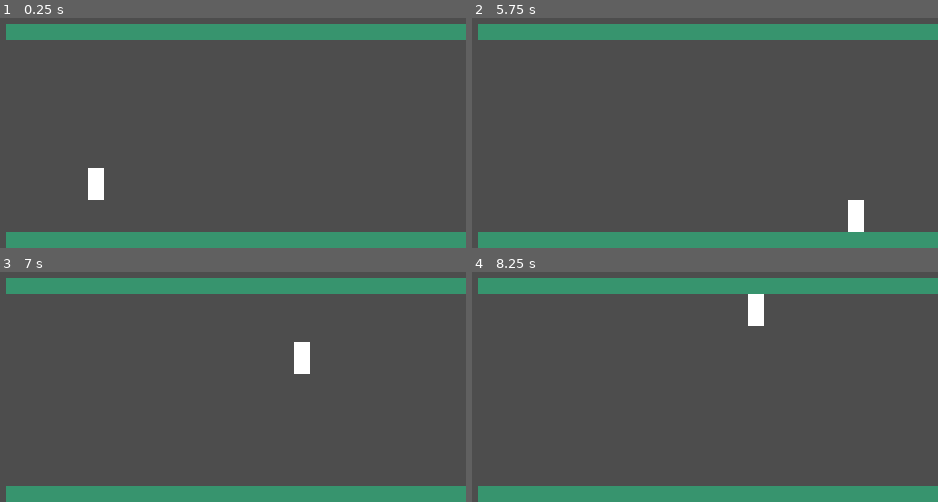
Above: before the commit, frames 1-4 (two rows, left to right).
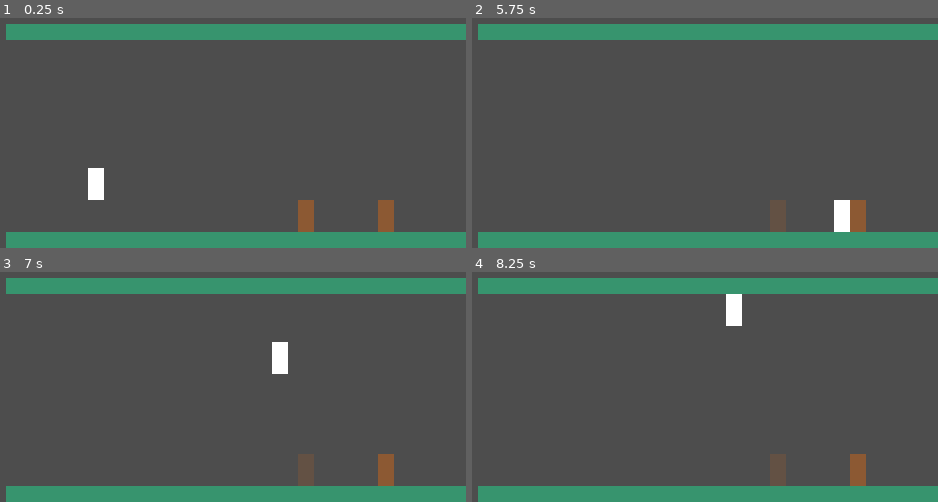
Above: after the commit, the same moments.

Repository: NTUT-NGDC/2D-Platformer-Template
Game: Godot game, scene res://tests/KeySettingsTest.tscn
Two runs of this game, one before a commit and one after it. Both use one fixed random seed, a clock stepped at 60 frames per second and the inputs below. This scene is started directly instead of the project's main scene.
Inputs (mouse positions are in pixels of both pictures, inside the frame that each line leads up to):
- Up to frame 1 (0.25 s): no input
- Up to frame 2 (5.75 s): tap Enter at 0.5 s; move the mouse to (802, 98) at 0.52 s; hold Right (move_right) 0.53-1.25 s; tap F at 0.6 s; click (802, 98) at 0.67 s; tap Shift (jump) at 0.77, 3.77 s; drag from (602, 126) to (672, 167) at 1.27 s; tap R (restart) at 2, 3.5, 5 s; move the mouse to (746, 52) at 2.02 s; hold Left (move_left) 2.03-2.75 s; tap Tab at 2.1 s; drag from (672, 167) to (555, 73) at 2.77 s; move the mouse to (840, 153) at 3.52 s; hold Right (move_right) 3.53-4.25 s; tap E at 3.6 s; drag from (555, 73) to (625, 45) at 4.27 s; move the mouse to (723, 112) at 5.02 s; hold Right (move_right) from 5.03 s (still down); tap H at 5.1 s; click (723, 112) at 5.17 s
- Up to frame 3 (7 s): release Right (move_right) at 5.75 s; drag from (153, 299) to (130, 380) at 5.77 s; tap R (restart) at 6.5 s; move the mouse to (330, 352) at 6.52 s; hold Left (move_left) from 6.53 s (still down); tap Space at 6.6 s; tap Shift (jump) at 6.77 s
- Up to frame 4 (8.25 s): release Left (move_left) at 7.25 s; drag from (602, 380) to (672, 421) at 7.27 s; tap R (restart) at 8 s; move the mouse to (746, 306) at 8.02 s; hold Right (move_right) from 8.03 s (still down); tap B at 8.1 s

The runs differ from the first frame. In frame 1, 1.0% of the frame differs, in the area x 63-85%, y 79-94%; in frame 2, 0.9%; in frame 3, 1.4%, in the area x 58-85%, y 30-94%; in frame 4, 1.4%.

Commit message:
U85 MyControls 合併進 KeySettings、KeyTrigger 加觸發方式
Co-Authored-By: Claude Opus 5.5 <noreply@anthropic.com>

Diff:
--- a/_my/my_controls.gd
+++ /dev/null
@@ -1,12 +0,0 @@
-extends Node
-
-# 這裡放你自己的按鍵要做的事。把 KeyTrigger_E／KeyTrigger_1 的訊號（例如 pressed）接到
-# 下面這些函式，或者直接接到你擺的零件身上（不寫程式也可以）。
-
-# 按下 E 執行；把 print 換成你想做的事，例如呼叫你擺的零件的 activate()
-func on_e_pressed() -> void:
-	print("按下 E 了")
-
-# 按下 1 執行，寫法跟上面一樣
-func on_1_pressed() -> void:
-	print("按下 1 了")
--- a/autoload/InputRouter.gd
+++ b/autoload/InputRouter.gd
@@ -59,7 +59,7 @@
 	else:
 		bind_mouse(owner, MOUSE_BUTTONS[input_type - 1], phase, callback, priority)
 
-# 學員自己擺的按鍵觸發器專用（KeyTrigger、MyControls）：一定收得到輸入，但不會擋住任何其他綁定
+# 學員自己擺的按鍵觸發器專用（KeyTrigger）：一定收得到輸入，但不會擋住任何其他綁定
 @warning_ignore("shadowed_variable_base_class")
 func bind_student_key(owner: Node, key: Key, phase: int, callback: Callable) -> void:
 	var action := _ensure_key_action(key)
--- a/blocks/_scripts/KeySettings.gd
+++ b/blocks/_scripts/KeySettings.gd
@@ -1,10 +1,11 @@
 extends Node
 
-# 按鍵設定：改玩家基本操作（左右上下、跳躍）要按哪一顆鍵。放在關卡裡，設定跟著關卡存在 _my/，
-# 重灌專案也不會被蓋掉。只換掉字母鍵／空白鍵，方向鍵永遠保留；選 None 的動作維持原本的按鍵。
-# 這個節點被刪掉或換場景時，按鍵自動恢復成專案預設。
+# 按鍵設定：關卡裡所有按鍵的地方。Inspector 的「預設操作」改玩家基本操作（左右上下、跳躍）要按哪一顆鍵；
+# 自訂按鍵是底下的 KeyTrigger 子節點，一個子節點一列（名稱、按鍵、觸發方式，triggered 連到要觸發的函式）。
+# 設定跟著關卡存在 _my/，重灌專案也不會被蓋掉。只換掉字母鍵／空白鍵，方向鍵永遠保留；選 None 的動作
+# 維持原本的按鍵。這個節點被刪掉或換場景時，改過的按鍵自動恢復成專案預設。
 
-@export_group("按鍵設定")
+@export_group("預設操作")
 ## 往左走要按哪一顆鍵（None = 維持預設的 A，方向鍵 ← 一直都能用）
 @export var left_key: Key = KEY_NONE
 ## 往右走要按哪一顆鍵（None = 維持預設的 D，方向鍵 → 一直都能用）
@@ -51,6 +52,13 @@
 			_replace_key(action, settings[action])
 	_warn_duplicates()
 
+# 檢查底下的子節點是不是都是按鍵觸發器，拖錯東西進來要提醒
+func _ready() -> void:
+	for child in get_children():
+		if not ("trigger" in child and child.has_signal("triggered")):
+			push_warning("[按鍵設定] %s 不是按鍵觸發器，放在 KeySettings 底下不會有作用" % child.name)
+			printerr("⚠ [按鍵設定] %s 不是按鍵觸發器（KeyTrigger），請拖到關卡的其他地方" % child.name)
+
 # 離開場景時把改過的動作恢復成原本的按鍵，不影響之後打開的其他場景
 func _exit_tree() -> void:
 	for action in _original_events:
--- a/blocks/_scripts/KeyTrigger.gd
+++ b/blocks/_scripts/KeyTrigger.gd
@@ -1,7 +1,8 @@
 extends Node
 
-# 按鍵觸發器：不用連任何線，拖進場景就能用。依 key_source 決定要用預先定義的動作
-# （跟移動/跳躍共用同一顆鍵）、自己選一個按鍵，還是滑鼠左鍵／右鍵／中鍵。一律用學員按鍵優先權註冊，
+# 按鍵觸發器：KeySettings 底下的一列自訂按鍵（節點名稱＝這一列的名稱）。依 key_source 決定要用預先
+# 定義的動作（跟移動/跳躍共用同一顆鍵）、自己選一個按鍵，還是滑鼠左鍵／右鍵／中鍵；依 trigger 決定什麼
+# 時候發出 triggered，學員把 triggered 連到零件的函式。一律用學員按鍵優先權註冊，
 # 不會搶走 Player 或機制卡的輸入（見 documents/01a_shared_systems.md §3.5）。
 
 ## 關閉時這個觸發器不會生效
@@ -16,6 +17,11 @@
 ## key_source 選「自訂按鍵」時，要用哪一個按鍵
 @export var key: Key = KEY_E
 
+## 什麼時候發出 triggered：按下的那一刻、放開的那一刻，或按住期間每一幀都發
+@export_enum("按下時", "放開時", "按住時（每一幀）") var trigger: int = 0
+
+## 依 trigger 選的時機發出，拿去連任何零件的函式（例如門的 toggle）
+signal triggered
 ## 按下的那一幀發出
 signal pressed
 ## 開始按住那一刻發出（時機等同 pressed，名字給知道「按住」概念的人用）
@@ -27,6 +33,9 @@
 ## 按著的每個物理幀發出，帶已經按住的秒數（進階用）
 signal held(seconds: float)
 
+const _TRIGGER_PRESSED := 0
+const _TRIGGER_RELEASED := 1
+const _TRIGGER_HELD := 2
 const _SOURCE_ACTION := 0
 const _SOURCE_KEY := 1
 # key_source 從這個值開始都是滑鼠按鍵，順序對應 InputRouter.MOUSE_BUTTONS
@@ -45,8 +54,10 @@
 	elif property.name == "key" and key_source != _SOURCE_KEY:
 		property.usage = PROPERTY_USAGE_NONE
 
-# 依 key_source 向 InputRouter 註冊三個時機，一律用學員優先權（只聽不搶）
+# 依 key_source 向 InputRouter 註冊三個時機，一律用學員優先權（只聽不搶）；一條訊號都沒連就提醒學員
 func _ready() -> void:
+	add_to_group("signal_source")
+	_warn_if_not_connected.call_deferred()  # 等場景裡其他節點的 _ready() 都跑完，用程式連的線也算進去
 	if key_source == _SOURCE_ACTION:
 		InputRouter.bind_student(self, StringName(action), InputRouter.PRESSED, _on_pressed)
 		InputRouter.bind_student(self, StringName(action), InputRouter.HELD, _on_held)
@@ -62,19 +73,33 @@
 		InputRouter.bind_student_key(self, key, InputRouter.HELD, _on_held)
 		InputRouter.bind_student_key(self, key, InputRouter.RELEASED, _on_released)
 
-# 按下那一幀：發出 pressed 跟 hold_started
+# 按下那一幀：發出 pressed 跟 hold_started，trigger 選按下時也發出 triggered
 func _on_pressed() -> void:
 	pressed.emit()
 	hold_started.emit()
+	if trigger == _TRIGGER_PRESSED:
+		triggered.emit()
 
-# 按著的每個物理幀：發出 held(秒數)
+# 按著的每個物理幀：發出 held(秒數)，trigger 選按住時也發出 triggered
 func _on_held(seconds: float) -> void:
 	held.emit(seconds)
+	if trigger == _TRIGGER_HELD:
+		triggered.emit()
 
-# 放開那一幀：發出 hold_ended 跟 released(總共按住的秒數)
+# 放開那一幀：發出 hold_ended 跟 released(總共按住的秒數)，trigger 選放開時也發出 triggered
 func _on_released(seconds: float) -> void:
 	hold_ended.emit()
 	released.emit(seconds)
+	if trigger == _TRIGGER_RELEASED:
+		triggered.emit()
+
+# 這個觸發器所有訊號都沒連到任何東西時提醒學員，不然按了沒反應會以為壞掉
+func _warn_if_not_connected() -> void:
+	for sig in [triggered, pressed, hold_started, hold_ended, released, held]:
+		if not (sig as Signal).get_connections().is_empty():
+			return
+	push_warning("[按鍵觸發器] %s 的 triggered 沒有連到任何東西，按了不會有反應" % name)
+	printerr("⚠ [按鍵觸發器] %s 還沒連線：選它 → 右邊「節點」面板 → 雙擊 triggered → 選要控制的零件和函式" % name)
 
 # 選到會被瀏覽器攔截的按鍵時提醒（Ctrl、Tab、Esc、F 鍵在網頁版會觸發瀏覽器內建功能）
 func _warn_if_dangerous_key(k: Key) -> void:
--- a/levels/Showroom.tscn
+++ b/levels/Showroom.tscn
@@ -338,4 +338,4 @@
 [connection signal="turned_on" from="Vg2_Button" to="Vg2_MovingPlatform" method="activate"]
 [connection signal="turned_off" from="Vg2_Button" to="Vg2_MovingPlatform" method="deactivate"]
 [connection signal="pressed" from="Vg3_KeyTrigger" to="Vg3_Fan" method="activate"]
-[connection signal="released" from="Vg3_KeyTrigger" to="Vg3_Fan" method="deactivate"]
+[connection signal="hold_ended" from="Vg3_KeyTrigger" to="Vg3_Fan" method="deactivate"]
--- a/levels/_starts/W1_ToyBox.tscn
+++ b/levels/_starts/W1_ToyBox.tscn
@@ -5,8 +5,6 @@
 [ext_resource type="Script" uid="uid://ddmv38ww06tgv" path="res://levels/_shared/CameraRig.gd" id="3"]
 [ext_resource type="PackedScene" path="res://blocks/RespawnHandler.tscn" id="4"]
 [ext_resource type="Texture2D" uid="uid://cm8ymciwkvttp" path="res://art/white_block.png" id="5"]
-[ext_resource type="Script" uid="uid://bak4gt8ywjd2q" path="res://_my/my_controls.gd" id="6"]
-[ext_resource type="PackedScene" path="res://blocks/KeyTrigger.tscn" id="7"]
 [ext_resource type="PackedScene" path="res://blocks/ValueSettings.tscn" id="8"]
 [ext_resource type="PackedScene" path="res://blocks/KeySettings.tscn" id="9"]
 
@@ -40,17 +38,4 @@
 
 [node name="ValueSettings_Health" parent="." instance=ExtResource("8")]
 
-[node name="MyControls" type="Node" parent="." unique_id=1469493202]
-script = ExtResource("6")
-
-[node name="KeyTrigger_E" parent="MyControls" unique_id=846756457 instance=ExtResource("7")]
-key_source = 1
-
-[node name="KeyTrigger_1" parent="MyControls" unique_id=1243177682 instance=ExtResource("7")]
-key_source = 1
-key = 49
-
-[connection signal="pressed" from="MyControls/KeyTrigger_E" to="MyControls" method="on_e_pressed"]
-[connection signal="pressed" from="MyControls/KeyTrigger_1" to="MyControls" method="on_1_pressed"]
-
 [node name="KeySettings" parent="." instance=ExtResource("9")]
--- a/tests/KeySettingsTest.gd
+++ b/tests/KeySettingsTest.gd
@@ -2,10 +2,14 @@
 
 # 手動驗證用：KeySettings 按鍵設定。這個場景把往左改成 J、往右改成 L、跳躍改成 Shift，
 # 同時掛了預設按 Shift 翻轉的重力翻轉卡，用來確認改過的按鍵也會觸發衝突警告。
+# KeySettings 底下有兩列自訂按鍵：E（按下時）切換左邊的門、Q（放開時）切換右邊的門；
+# 另外故意放了一個不是按鍵觸發器的 NotATrigger 節點。
 
 # 印出操作說明
 func _ready() -> void:
 	print("[測試] 一開始輸出面板應該有：往左改成 J、往右改成 L、跳躍改成 Shift，以及一則「Player 跟 Mechanic_GravityFlip 都綁定了 Shift」的衝突警告")
 	print("[測試] J／L 左右走、按 Shift 會跳（同時也會翻轉重力，這就是警告說的衝突）")
 	print("[測試] A／D、空白鍵沒反應；方向鍵 ← → 照樣能走")
+	print("[測試] 另外應該有一則「NotATrigger 不是按鍵觸發器」的警告")
+	print("[測試] 按 E：左邊的門一按下就開關；按住 Q：右邊的門不動，放開才開關")
 	print("[測試] 停止後回到編輯器，把 KeySettings 的 jump_key 改回 None 再跑：空白鍵又能跳，衝突警告消失")
--- a/tests/KeySettingsTest.tscn
+++ b/tests/KeySettingsTest.tscn
@@ -6,6 +6,8 @@
 [ext_resource type="Texture2D" path="res://art/white_block.png" id="4"]
 [ext_resource type="PackedScene" path="res://blocks/KeySettings.tscn" id="5"]
 [ext_resource type="PackedScene" path="res://mechanics/Mechanic_GravityFlip.tscn" id="6"]
+[ext_resource type="PackedScene" path="res://blocks/KeyTrigger.tscn" id="7"]
+[ext_resource type="PackedScene" path="res://blocks/Door.tscn" id="8"]
 
 [node name="KeySettingsTest" type="Node2D"]
 script = ExtResource("1")
@@ -39,3 +41,22 @@
 left_key = 74
 right_key = 76
 jump_key = 4194325
+
+[node name="Key_E_OpenDoor" parent="KeySettings" instance=ExtResource("7")]
+key_source = 1
+
+[node name="Key_Q_OnRelease" parent="KeySettings" instance=ExtResource("7")]
+key_source = 1
+key = 81
+trigger = 1
+
+[node name="NotATrigger" type="Node" parent="KeySettings"]
+
+[node name="Door_E" parent="." instance=ExtResource("8")]
+position = Vector2(60, 160)
+
+[node name="Door_Q" parent="." instance=ExtResource("8")]
+position = Vector2(140, 160)
+
+[connection signal="triggered" from="KeySettings/Key_E_OpenDoor" to="Door_E" method="toggle"]
+[connection signal="triggered" from="KeySettings/Key_Q_OnRelease" to="Door_Q" method="toggle"]
Not shown, removed: _my/my_controls.gd.uid
Not shown: 1 places in tests/KeySettingsTest.tscn that only renumber resources
Not shown, changed: README.md
Not shown, changed: _help/講師流程.md
Not shown, changed: documents/01a_shared_systems.md
Not shown, changed: documents/01d_showroom_and_toybox.md
Not shown, changed: documents/progress.md
